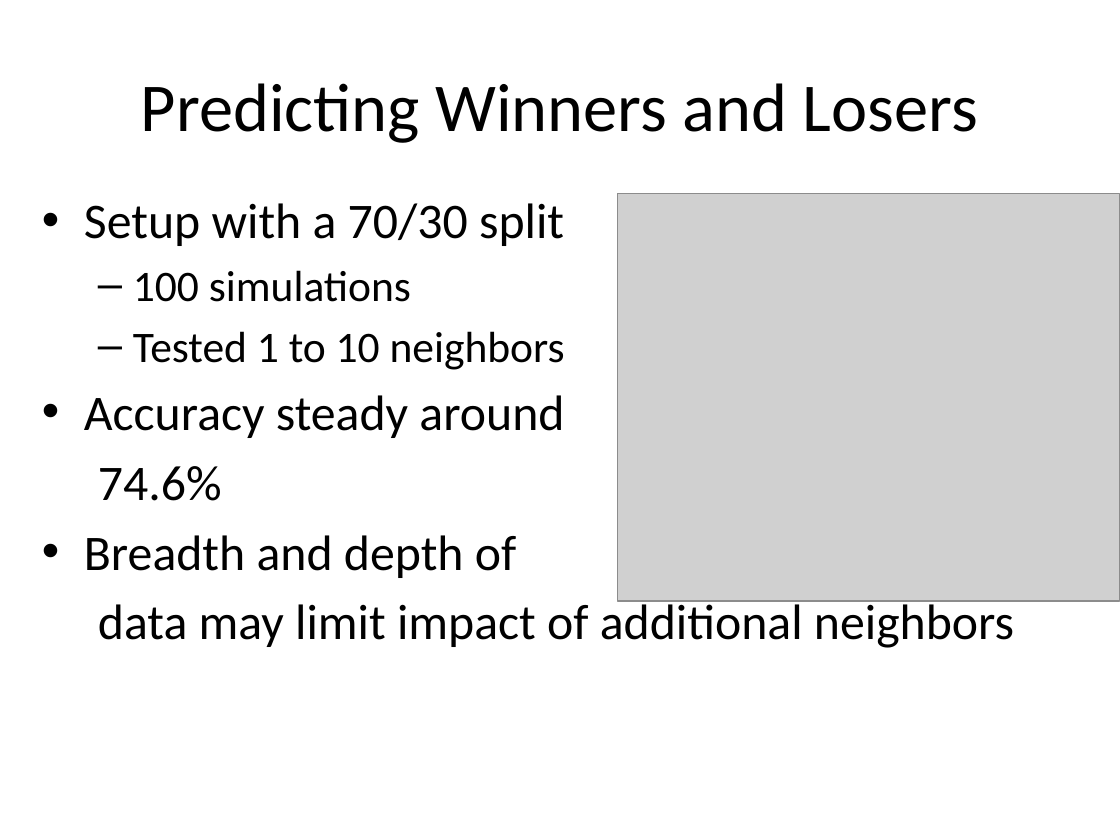
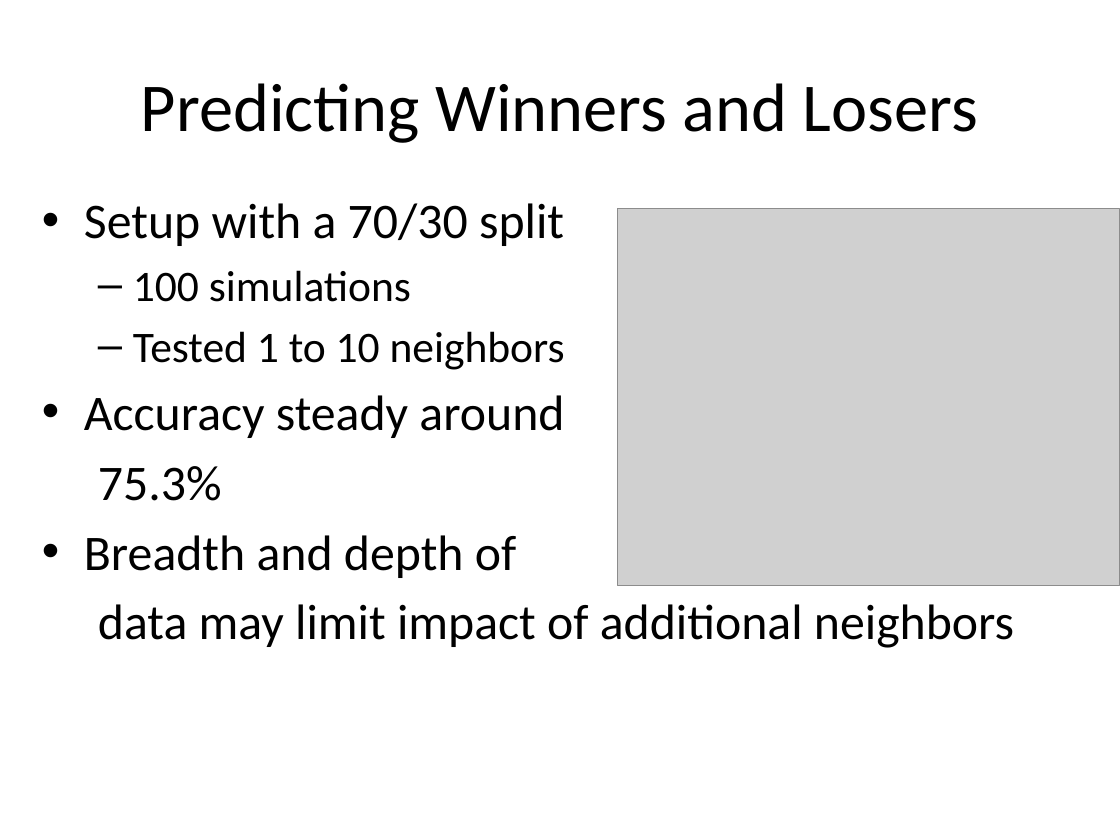
Before and after one commit to Patdog86/GA_NFL, a slide deck: slide 4 of Understanding the NFL.pptx. Drawn at 1120x840 pixels with LibreOffice and Linux fonts; fonts in the diff are those of the drawing; grey boxes stand for pictures; background and template pictures are left out. Boxes give left, top, right and bottom in pixels: in the first picture for what was removed or moved away, otherwise in the second. Text is boxed around its words. In the diff, an @@ line names an element or a change of style, - is before the commit and + after.

```diff
--- a/Understanding the NFL.pptx
+++ b/Understanding the NFL.pptx
@@ picture: place and size @@
-picture at [618, 194, 1120, 601]
+picture at [618, 209, 1120, 586]
@@ text at [98, 466, 222, 501]: text changed @@
-74.6%
+75.3%
```
Also in this commit, not shown: 4 other slides changed, 3 other files.
